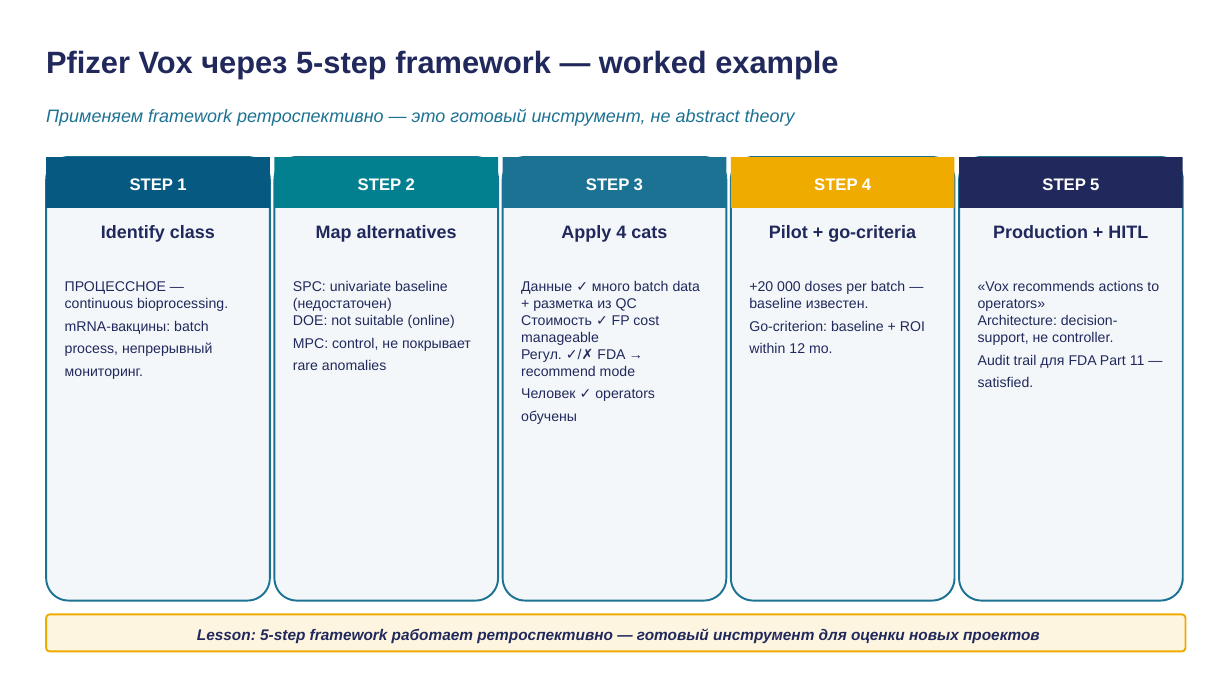
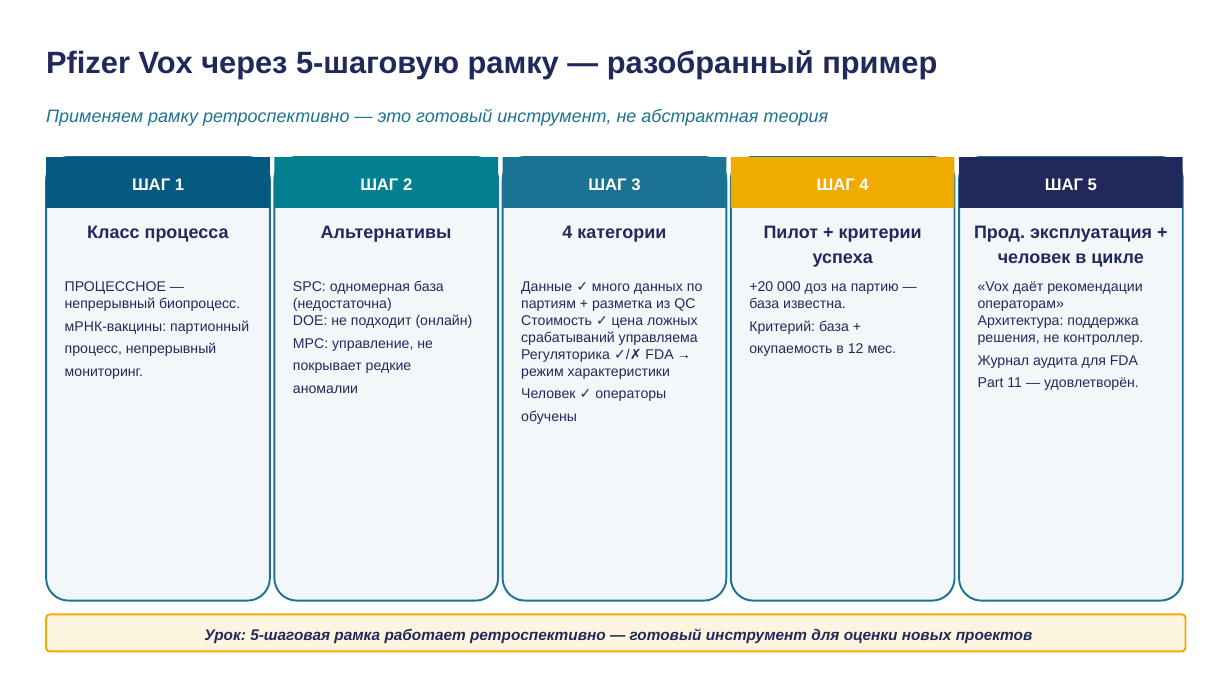
Before and after one commit to tellina-study/AI-usage-lessons, a slide deck: slide 34 of library/lectures/lec-11/rendered/lec-11.pptx. Drawn at 1232x693 pixels with LibreOffice and Linux fonts; fonts in the diff are those of the drawing. Boxes give left, top, right and bottom in pixels: in the first picture for what was removed or moved away, otherwise in the second. Text is boxed around its words. In the diff, an @@ line names an element or a change of style, - is before the commit and + after.

```diff
--- a/library/lectures/lec-11/rendered/lec-11.pptx
+++ b/library/lectures/lec-11/rendered/lec-11.pptx
@@ text at [46, 50, 937, 78]: text changed @@
-Pfizer Vox через 5-step framework — worked example
+Pfizer Vox через 5-шаговую рамку — разобранный пример
@@ text at [46, 109, 829, 126]: text changed @@
-Применяем framework ретроспективно — это готовый инструмент, не abstract theory
+Применяем рамку ретроспективно — это готовый инструмент, не абстрактная теория
@@ text at [132, 178, 184, 190]: text changed @@
-STEP 1
+ШАГ 1
@@ text at [360, 178, 412, 190]: text changed @@
-STEP 2
+ШАГ 2
@@ text at [588, 178, 640, 190]: text changed @@
-STEP 3
+ШАГ 3
@@ text at [817, 178, 868, 190]: text changed @@
-STEP 4
+ШАГ 4
@@ text at [1045, 178, 1097, 190]: text changed @@
-STEP 5
+ШАГ 5
@@ text at [87, 225, 229, 242]: text changed @@
-Identify class
+Класс процесса
@@ text at [321, 225, 452, 242]: text changed @@
-Map alternatives
+Альтернативы
@@ text at [562, 225, 666, 242]: text changed @@
-Apply 4 cats
+4 категории
@@ text at [764, 225, 922, 267]: text changed @@
-Pilot + go-criteria
+Пилот + критерии успеха
@@ text at [974, 225, 1152, 267]: text changed @@
-Production + HITL
+Прод. эксплуатация + человек в цикле
@@ text at [65, 281, 249, 334]: text changed @@
-ПРОЦЕССНОЕ — continuous bioprocessing.
-mRNA-вакцины: batch process, непрерывный мониторинг.
+ПРОЦЕССНОЕ — непрерывный биопроцесс.
+мРНК-вакцины: партионный процесс, непрерывный мониторинг.
@@ text at [293, 280, 473, 393]: text changed @@
-SPC: univariate baseline (недостаточен)
-DOE: not suitable (online)
-MPC: control, не покрывает rare anomalies
+SPC: одномерная база (недостаточна)
+DOE: не подходит (онлайн)
+MPC: управление, не покрывает редкие аномалии
@@ text at [521, 281, 702, 424]: text changed @@
-Данные ✓ много batch data + разметка из QC
-Стоимость ✓ FP cost manageable
-Регул. ✓/✗ FDA → recommend mode
-Человек ✓ operators обучены
+Данные ✓ много данных по партиям + разметка из QC
+Стоимость ✓ цена ложных срабатываний управляема
+Регуляторика ✓/✗ FDA → режим характеристики
+Человек ✓ операторы обучены
@@ text at [749, 281, 899, 356]: text changed @@
-+20 000 doses per batch — baseline известен.
-Go-criterion: baseline + ROI within 12 mo.
++20 000 доз на партию — база известна.
+Критерий: база + окупаемость в 12 мес.
@@ text at [978, 281, 1143, 390]: text changed @@
-«Vox recommends actions to operators»
-Architecture: decision-support, не controller.
-Audit trail для FDA Part 11 — satisfied.
+«Vox даёт рекомендации операторам»
+Архитектура: поддержка решения, не контроллер.
+Журнал аудита для FDA Part 11 — удовлетворён.
@@ text at [204, 628, 1033, 644]: text changed @@
-Lesson: 5-step framework работает ретроспективно — готовый инструмент для оценки новых проектов
+Урок: 5-шаговая рамка работает ретроспективно — готовый инструмент для оценки новых проектов
```
Also in this commit, not shown: 37 other slides changed, 3 slides added, 1 slide removed, 7 other files.
